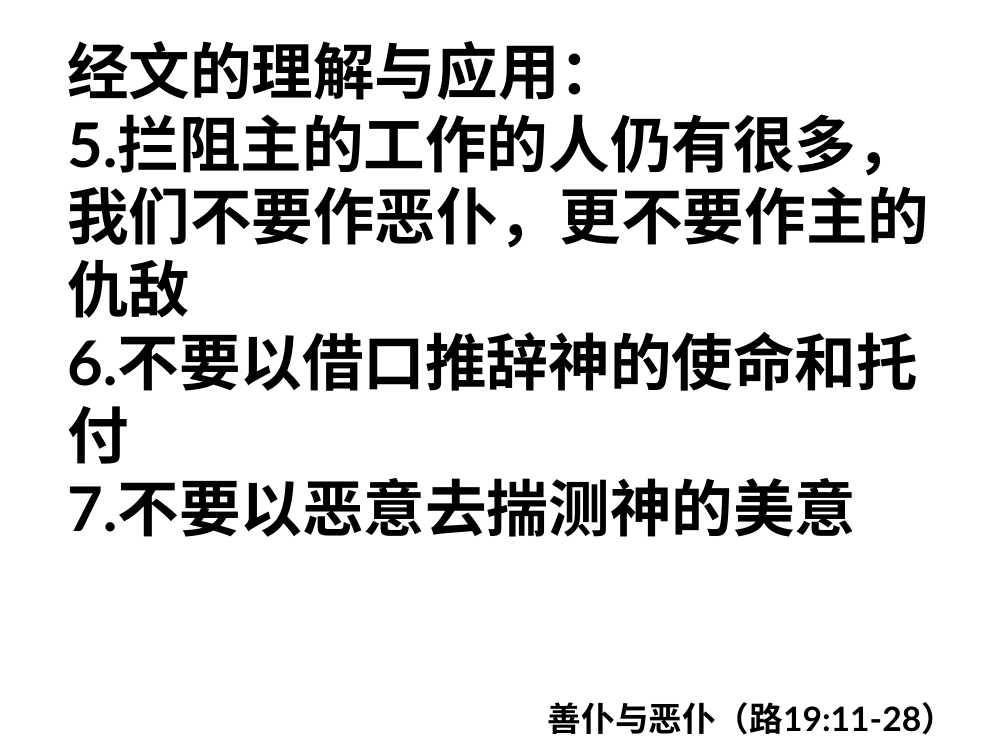
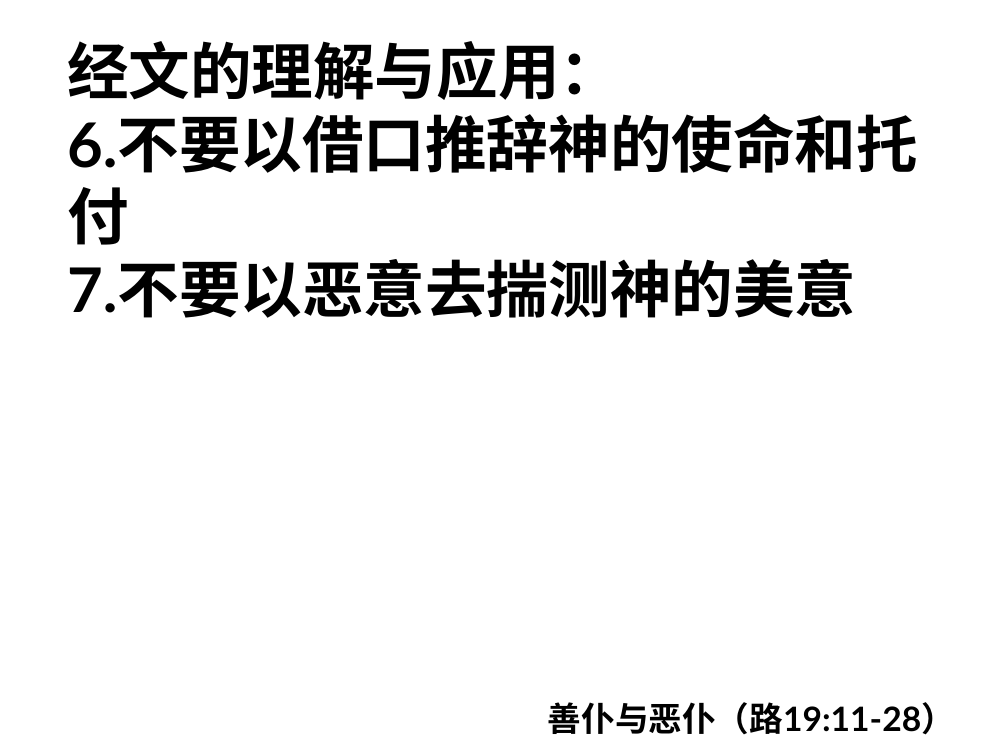
Before and after one commit to jackey-qiu/pyworship, a slide deck: slide 96 of 2023-08-16.pptx (slide 90 before the commit). Drawn at 1008x756 pixels with LibreOffice and Linux fonts; fonts in the diff are those of the drawing. Boxes give left, top, right and bottom in pixels: in the first picture for what was removed or moved away, otherwise in the second. Text is boxed around its words. In the diff, an @@ line names an element or a change of style, - is before the commit and + after.

```diff
--- a/2023-08-16.pptx
+++ b/2023-08-16.pptx
@@ text at <box>67,114,929,318</box>: paragraph removed @@
-5.拦阻主的工作的人仍有很多，我们不要作恶仆，更不要作主的仇敌
```
Also in this commit, not shown: 4 other slides changed, 9 slides added, 1 other file.
